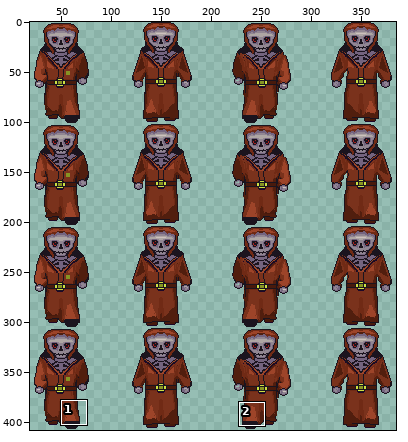
Sprite sheet: images/liche.png. The picture above shows the old version from afar; the outline marks the close-up.
Close-up. First the earlier version:
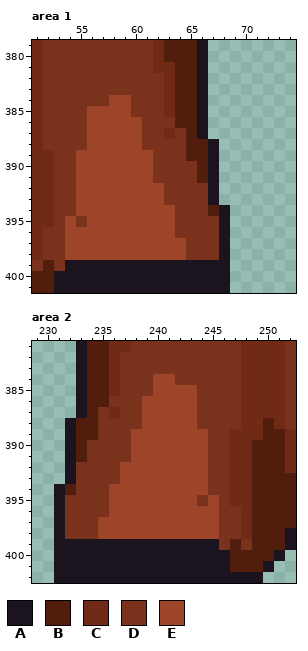
The file is 400x408 pixels. Shown: area 1: x 51..74, y 379..401; area 2: x 229..252, y 381..402. The wide view leaves out empty margins. The commit also changed other parts of the picture, which this record leaves out.
Palette (. is transparent): A #1b141e  B #511e0e  C #702a15  D #7a321c  E #9d4429
Pixels before, area 1, first column x 51:
379 CDDDDDDDDDDCBBBA..
380 CDDDDDDDDDDCBBBA..
381 CDDDDDDDDDDCCBBA..
382 CDDDDDDDDDDDCBBA..
383 CDDDDDDDDDDDCBBA..
384 CDDDDDDEEDDDCBBA..
385 CDDDDEEEEDDDCBBA..
386 CDDDDEEEEEDDDBBA..
387 CDDDDEEEEEDDCDBA..
388 CDDDDEEEEEDDDDBBA.
389 CCDDEEEEEEEDDDBBA.
390 CCDDEEEEEEEDDDDBA.
391 CCDDEEEEEEEDDDDBA.
392 CCDDEEEEEEEEDDDDA.
393 CCDDEEEEEEEEDDDDA.
394 CCDDEEEEEEEEEDDDBA
395 CCDEDEEEEEEEEDDDDA
396 CDDEEEEEEEEEEDDDDA
397 CDDEEEEEEEEEEEDDDA
398 CDDEEEEEEEEEEEDDDA
399 DBDAAAAAAAAAAAAAAA
400 BBAAAAAAAAAAAAAAAA
401 BBAAAAAAAAAAAAAAAA
Pixels before, area 2, first column x 231:
381 ..ABBCCDDDDDDDDDDCCCCD
382 ..ABBCDDDDDDDDDDDCCCCD
383 ..ABBCDDDDDDDDDDDCCCCD
384 ..ABBCDDDEEDDDDDDCCCCD
385 ..ABBCDDDEEEEDDDDCCCCD
386 ..ABBDDDEEEEEDDDDCCCCD
387 ..ABDCDDEEEEEDDDDCCCCD
388 .ABBDDDDEEEEEDDDDCCBCD
389 .ABBDDDEEEEEEEDDCCCBBC
390 .ABDDDDEEEEEEEDDCCBBBC
391 .ABDDDDEEEEEEEDDCCBBBC
392 .ADDDDEEEEEEEEDDCCBBBC
393 .ADDDDEEEEEEEEDDCCBBBB
394 ABDDDEEEEEEEEEDDCCBBBB
395 ADDDDEEEEEEEEDEDCCBBBB
396 ADDDDEEEEEEEEEEDDCBBBB
397 ADDDEEEEEEEEEEEDDCBBBB
398 ADDDEEEEEEEEEEEDDCBBBA
399 AAAAAAAAAAAAAAADBDBBBA
400 AAAAAAAAAAAAAAAABBBBA.
401 AAAAAAAAAAAAAAAABBBA..
402 AAAAAAAAAAAAAAAAAAA...
New version:
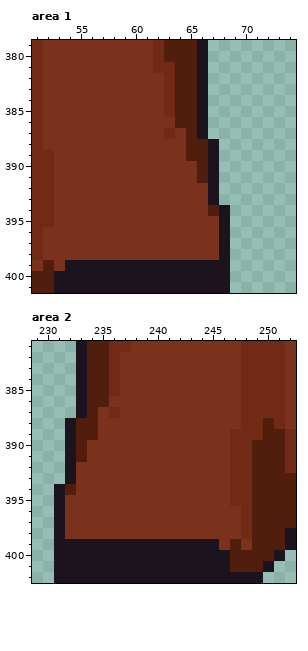
The edit:
Area 1:
y 384: x 58..59 EE -> DD
y 385: x 56..59 EEEE -> DDDD
y 386..388: x 56..60 EEEEE -> DDDDD
y 389..391: x 55..61 EEEEEEE -> DDDDDDD
y 392..393: x 55..62 EEEEEEEE -> DDDDDDDD
y 394: x 55..63 EEEEEEEEE -> DDDDDDDDD
y 395: x 54 E -> D; x 56..63 EEEEEEEE -> DDDDDDDD
y 396: x 54..63 EEEEEEEEEE -> DDDDDDDDDD
y 397..398: x 54..64 EEEEEEEEEEE -> DDDDDDDDDDD
Area 2:
y 384: x 240..241 EE -> DD
y 385: x 240..243 EEEE -> DDDD
y 386..388: x 239..243 EEEEE -> DDDDD
y 389..391: x 238..244 EEEEEEE -> DDDDDDD
y 392..393: x 237..244 EEEEEEEE -> DDDDDDDD
y 394: x 236..244 EEEEEEEEE -> DDDDDDDDD
y 395: x 236..243 EEEEEEEE -> DDDDDDDD; x 245 E -> D
y 396: x 236..245 EEEEEEEEEE -> DDDDDDDDDD
y 397..398: x 235..245 EEEEEEEEEEE -> DDDDDDDDDDD
